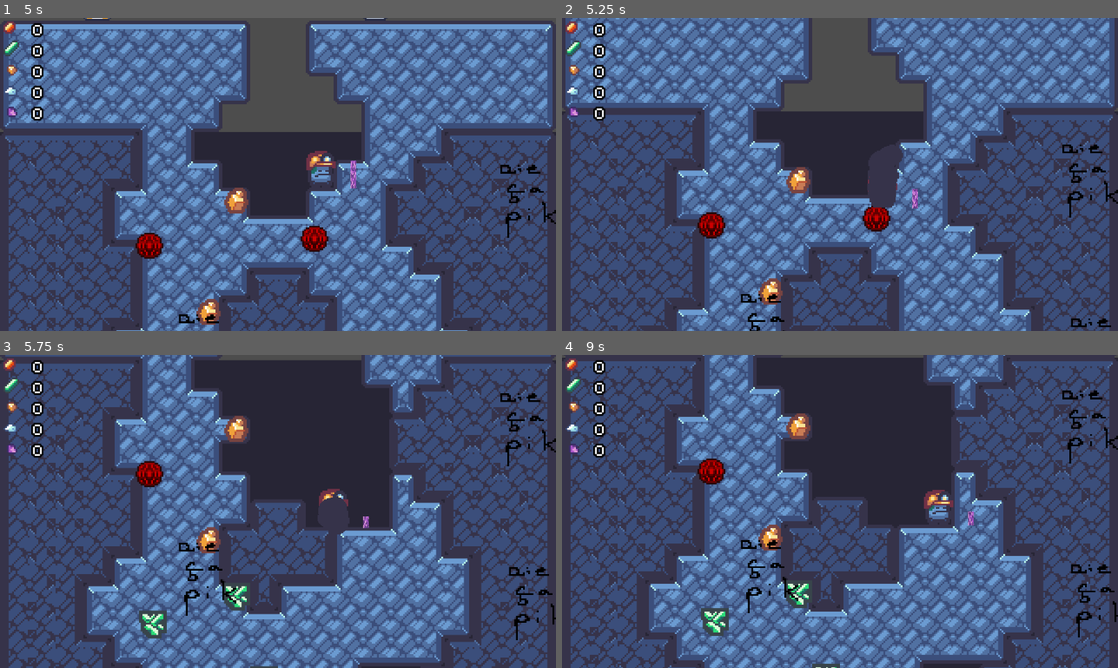
Above: before the commit, frames 1-4 (two rows, left to right).
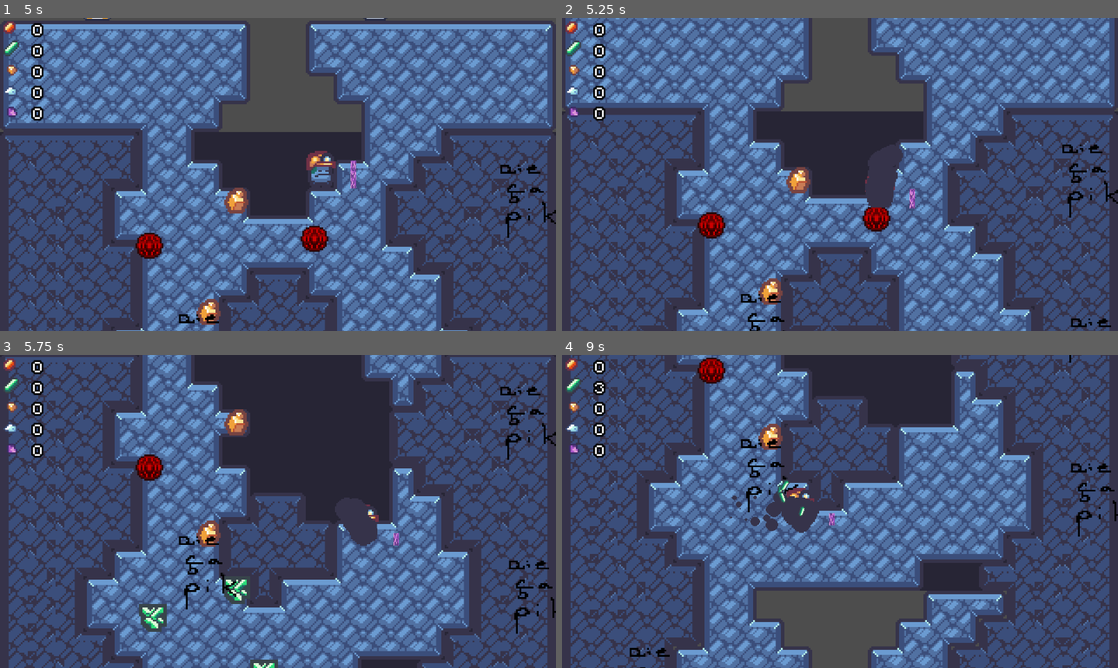
Above: after the commit, the same moments.

Repository: Ninesliced/ludumdare-57
Game: Godot game, scene res://scenes/main.tscn
The game is run twice, just before and just after one commit, with the same random seed, the same clock (stepped at 60 frames per second) and the same inputs. The engine's default icon, where the game draws it, is replaced by a stand-in: a white triangle on a blue panel in a dark square.
Inputs (mouse positions are in pixels of both pictures, inside the frame that each line leads up to):
- Up to frame 1 (5 s): move the mouse to (400, 158) at 0.52 s; hold D (right) 0.53-1.25 s; hold J (burrow) 0.53-1.25 s; click (400, 158) at 0.67 s; tap Space (jump) at 0.77, 3.77 s; drag from (166, 190) to (233, 262) at 1.27 s; move the mouse to (333, 105) at 2.02 s; hold A (left) 2.03-2.75 s; hold Right mouse button (right_click) 2.03-2.75 s; drag from (250, 237) to (316, 290) at 2.77 s; move the mouse to (444, 221) at 3.52 s; press the mouse at (444, 221) at 3.53 s; hold D (right) 3.53-4.25 s; release the mouse at (444, 221) at 4.25 s; drag from (111, 127) to (150, 255) at 4.27 s
- Up to frame 2 (5.25 s): move the mouse to (867, 174) at 5.02 s; hold D (right) from 5.03 s (still down); hold J (burrow) from 5.03 s (still down); click (867, 174) at 5.17 s
- Up to frame 3 (5.75 s): keep holding D (right); keep holding J (burrow)
- Up to frame 4 (9 s): release D (right) at 5.75 s; release J (burrow) at 5.75 s; drag from (756, 433) to (778, 577) at 5.77 s; move the mouse to (962, 495) at 6.52 s; hold A (left) 6.53-7.25 s; hold Right mouse button (right_click) 6.53-7.25 s; tap Space (jump) at 6.77 s; drag from (728, 527) to (1101, 423) at 7.27 s; move the mouse to (895, 442) at 8.02 s; press the mouse at (895, 442) at 8.03 s; hold D (right) 8.03-8.75 s; release the mouse at (895, 442) at 8.75 s; drag from (812, 574) to (940, 511) at 8.77 s

Frame 1 is identical in both runs. In frame 2, 0.2% of the frame differs, in the area x 54-64%, y 41-61%; in frame 3, 43%; in frame 4, 62%, in the area x 0-100%, y 0-100%.

Commit message:
changed player mode to directional

Diff:
--- a/scenes/entities/player/components/player_burrowed_component.gd
+++ b/scenes/entities/player/components/player_burrowed_component.gd
@@ -4,7 +4,7 @@
 @export var acceleration: float = 600.0
 @export var rotation_speed: float = 5.0
 @export var move_speed : float = 200.0
-@export var mode : MovementMode = MovementMode.Cardinal
+@export var mode : MovementMode = MovementMode.Directional
 
 
 enum MovementMode {
